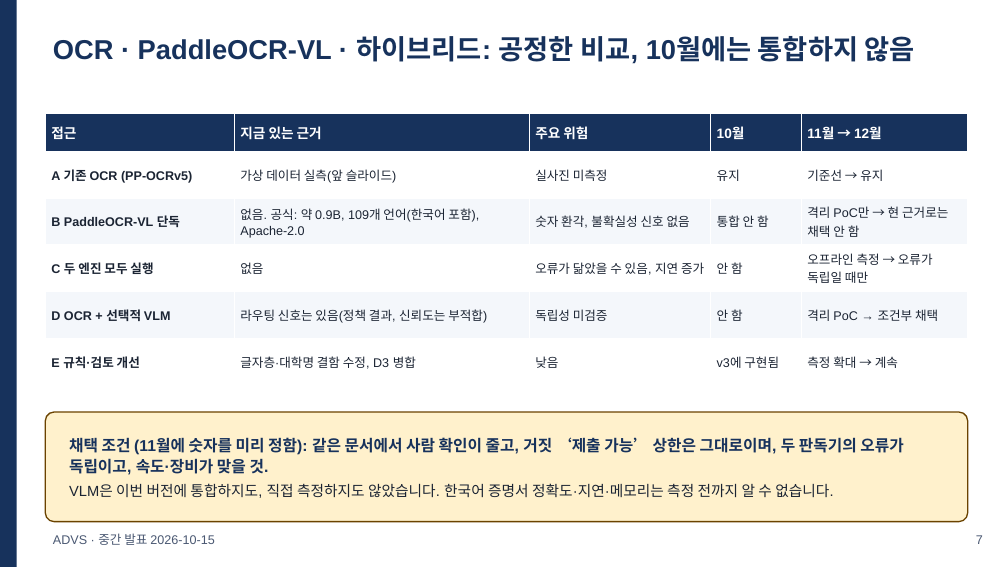
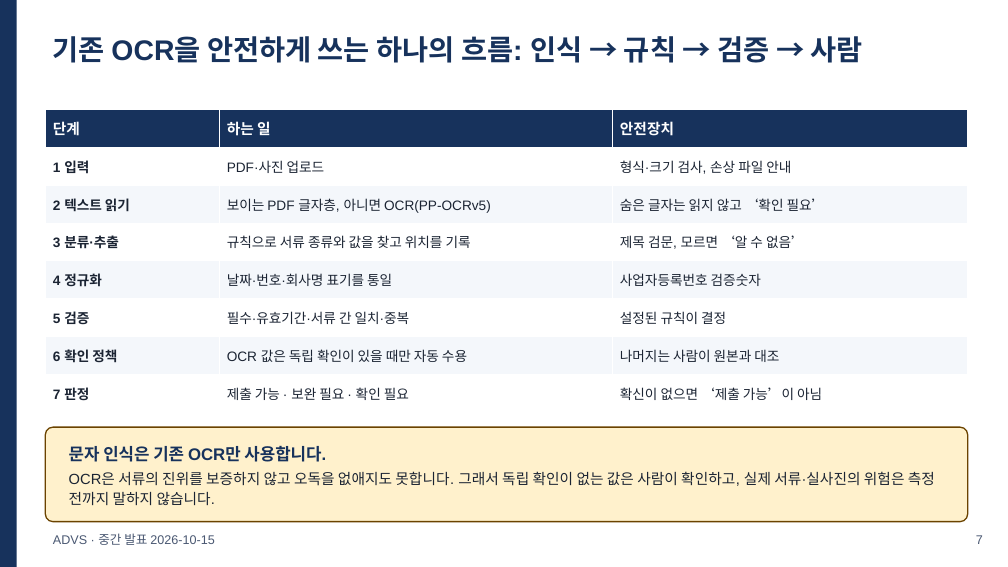
Before and after one commit to khabibro/ADVS, a slide deck: slide 7 of docs/midterm/ADVS_midterm.pptx. Drawn at 1008x567 pixels with LibreOffice and Linux fonts; fonts in the diff are those of the drawing. Boxes give left, top, right and bottom in pixels: in the first picture for what was removed or moved away, otherwise in the second. Text is boxed around its words. In the diff, an @@ line names an element or a change of style, - is before the commit and + after.

```diff
--- a/docs/midterm/ADVS_midterm.pptx
+++ b/docs/midterm/ADVS_midterm.pptx
@@ text at bbox=[53, 36, 863, 63]: text changed; size 26 to 27 pt @@
-OCR · PaddleOCR-VL · 하이브리드: 공정한 비교, 10월에는 통합하지 않음
+기존 OCR을 안전하게 쓰는 하나의 흐름: 인식 → 규칙 → 검증 → 사람
@@ table at bbox=[45, 110, 968, 412] @@
-접근 | 지금 있는 근거 | 주요 위험 | 10월 | 11월 → 12월
-A 기존 OCR (PP-OCRv5) | 가상 데이터 실측(앞 슬라이드) | 실사진 미측정 | 유지 | 기준선 → 유지
-B PaddleOCR-VL 단독 | 없음. 공식: 약 0.9B, 109개 언어(한국어 포함), Apache-2.0 | 숫자 환각, 불확실성 신호 없음 | 통합 안 함 | 격리 PoC만 → 현 근거로는 채택 안 함
-C 두 엔진 모두 실행 | 없음 | 오류가 닮았을 수 있음, 지연 증가 | 안 함 | 오프라인 측정 → 오류가 독립일 때만
-D OCR + 선택적 VLM | 라우팅 신호는 있음(정책 결과, 신뢰도는 부적합) | 독립성 미검증 | 안 함 | 격리 PoC → 조건부 채택
-E 규칙·검토 개선 | 글자층·대학명 결함 수정, D3 병합 | 낮음 | v3에 구현됨 | 측정 확대 → 계속
+단계 | 하는 일 | 안전장치
+1 입력 | PDF·사진 업로드 | 형식·크기 검사, 손상 파일 안내
+2 텍스트 읽기 | 보이는 PDF 글자층, 아니면 OCR(PP-OCRv5) | 숨은 글자는 읽지 않고 ‘확인 필요’
+3 분류·추출 | 규칙으로 서류 종류와 값을 찾고 위치를 기록 | 제목 검문, 모르면 ‘알 수 없음’
+4 정규화 | 날짜·번호·회사명 표기를 통일 | 사업자등록번호 검증숫자
+5 검증 | 필수·유효기간·서류 간 일치·중복 | 설정된 규칙이 결정
+6 확인 정책 | OCR 값은 독립 확인이 있을 때만 자동 수용 | 나머지는 사람이 원본과 대조
+7 판정 | 제출 가능 · 보완 필요 · 확인 필요 | 확신이 없으면 ‘제출 가능’이 아님
@@ rounded rectangle "문자 인식은 기존 OCR만 사용합니다.": place and size @@
-rounded rectangle "문자 인식은 기존 OCR만 사용합니다." at bbox=[45, 412, 968, 522]
+rounded rectangle "문자 인식은 기존 OCR만 사용합니다." at bbox=[45, 427, 968, 522]
@@ text in rounded rectangle at bbox=[69, 446, 935, 505]: text changed; size 15 to 14 pt; text colour #17325C to #1B2433; bold off @@
-채택 조건 (11월에 숫자를 미리 정함): 같은 문서에서 사람 확인이 줄고, 거짓 ‘제출 가능’ 상한은 그대로이며, 두 판독기의 오류가 독립이고, 속도·장비가 맞을 것.
-VLM은 이번 버전에 통합하지도, 직접 측정하지도 않았습니다. 한국어 증명서 정확도·지연·메모리는 측정 전까지 알 수 없습니다.
+문자 인식은 기존 OCR만 사용합니다.
+OCR은 서류의 진위를 보증하지 않고 오독을 없애지도 못합니다. 그래서 독립 확인이 없는 값은 사람이 확인하고, 실제 서류·실사진의 위험은 측정 전까지 말하지 않습니다.
```
Also in this commit, not shown: 6 other slides changed, 15 other files.
